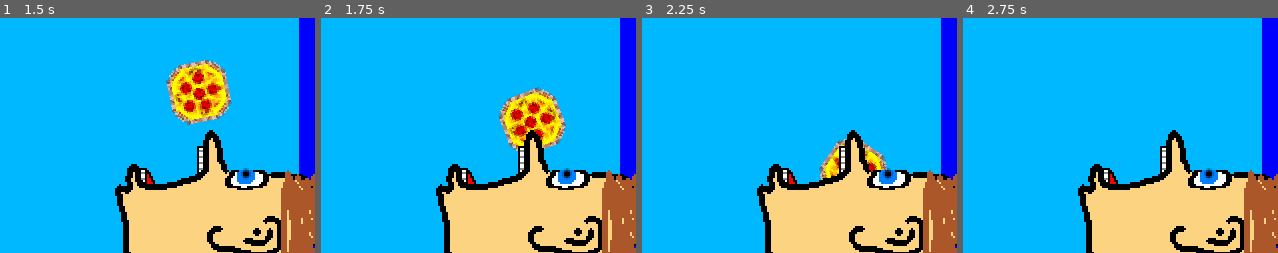
Above: before the commit, frames 1-4 (left to right).
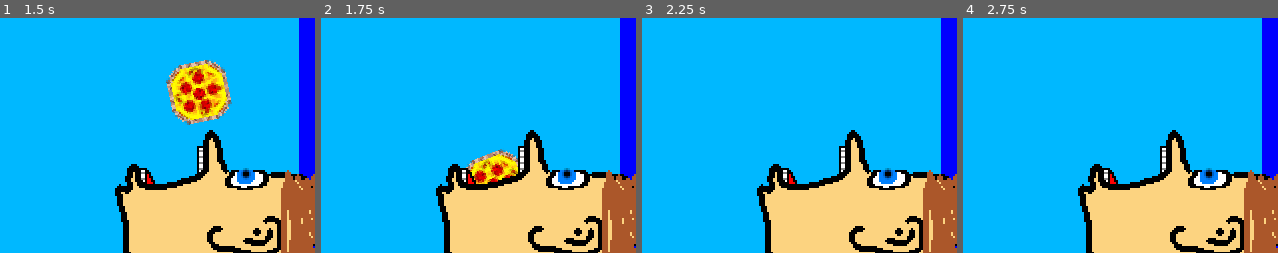
Above: after the commit, the same moments.

Repository: swashdev/minigame-madness
Game: Godot game, scene res://mini/ball_tribute/scenes/ball_tribute.tscn
Same seed, same stepped clock (60 frames per second), same inputs: the game is played once before the commit and once after it. This scene is started directly instead of the project's main scene.
Inputs (mouse positions are % of the whole screen's width and height, from its top left):
- Up to frame 1 (1.5 s): move the mouse to (72, 44) at 0.52 s; hold Space (action) 0.53-1.28 s; hold Right (move_right) from 0.53 s (still down); tap Up (move_up) at 0.77 s; move the mouse to (29, 54) at 1.27 s; tap Space (action) at 1.35 s
- Up to frame 2 (1.75 s): keep holding Right (move_right); tap Up (move_up) at 1.52 s
- Up to frame 3 (2.25 s): move the mouse to (59, 26) at 2.02 s; release Right (move_right) at 2.03 s; hold Left (move_left) from 2.03 s (still down); hold Space (action) from 2.03 s (still down)
- Up to frame 4 (2.75 s): keep holding Left (move_left); keep holding Space (action)
The pictures show only the part of the screen within x 50-100%, y 46-96%; the shares and areas given below are measured in that part.

Frame 1 is identical in both runs. In frame 2, 5.5% of the frame differs, in the area x 46-78%, y 29-71%; in frame 3, 1.2%; in frame 4, nothing differs.

Commit message:
[BALL] set the ball's position for win animations.
The game will set the ball in the correct position when the player wins,
so that the win animation will work.

Diff:
--- a/mini/ball_tribute/scripts/ball_tribute.gd
+++ b/mini/ball_tribute/scripts/ball_tribute.gd
@@ -32,5 +32,5 @@
 		# Respawn the ball.
 		respawn( location, degrees )
 	else:
+		$Ball.position = $Goal.position
 		emit_signal( "won" )
-		$Ball.stop()
